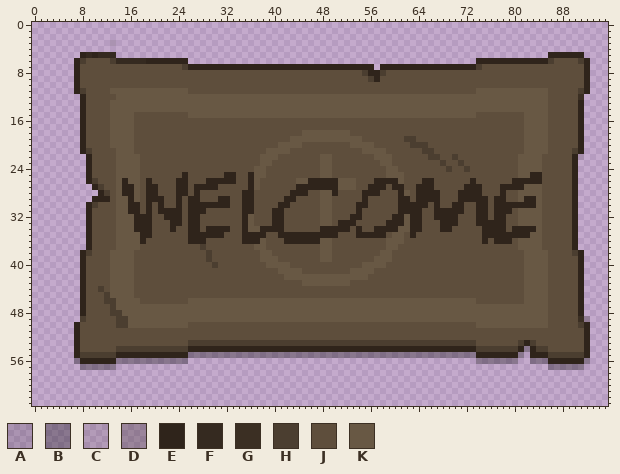
A sprite sheet gets an edit: resources/gfx/effects/mat.png. Above: the version before the commit.
The file is 96x64 pixels. Pixels under 10% opacity are left out. Colours within 5 levels of each other are drawn and written as one.
Palette (. is transparent): A #00000022  B #0000004d  C #2f241b1d  D #2f241b46  E #2f241b  F #352a20  G #3b2f23  H #4b3e30  J #5e4e3c  K #685844
Pixels before (only the part around the change), first column x 7:
15 .EJJJJKKKKJJJJJJJJJKKKKKKKKKKKKKKKKKKKKKKKKKKKKKKKKKKKKKKKKKKKKKKKKJJJJJJJJKKKKJJJ
16 .EJJJJKKKKJJJJJJJJJJJJJJJJJJJJJJJJJJJJJJJJJJJJJJJJJJJJJJJJJJJJJJJJJJJJJJJJJKKKKJJJ
17 .EJJJJKKKKJJJJJJJJJJJJJJJJJJJJJJJJJJJJJJJJJJJJJJJJJJJJJJJJJJJJJJJJJJJJJJJJJKKKKJJJ
18 .EJJJJKKKKJJJJJJJJJJJJJJJJJJJJJJJJJJJJKKKKKKKKJJJJJJJJJJJJJJJJJJJJJJJJJJJJJKKKKJJJ
19 .EJJJJKKKKJJJJJJJJJJJJJJJJJJJJJJJJJJKKKKKKKKKKKKJJJJJJJHHJJJJJJJJJJJJJJJJJJKKKKJJJ
20 .EJJJJKKKKJJJJJJJJJJJJJJJJJJJJJJJJKKKKJJJJJJJJKKKKJJJJJJHHHJJJJJJJJJJJJJJJJKKKKJJJ
21 .EHJJJJKKKJJJJJJJJJJJJJJJJJJJJJJKKKKJJJJJJJJJJJJKKKKJJJJJJHHJJJJJJJJJJJJJJJKKKKJJJ
22 ..EJJJJKKKKJJJJJJJJJJJJJJJJJJJJKKKJJJJJJJKKJJJJJJJKKKJJJJJJHHJJHJJJJJJJJJJKKKKJJJJ
23 ..EJJJJKKKKJJJJJJJJJJJJJJJJJJJJKKJJJJJJJJKKJJJJJJJJKKJJJJJJJJHJJHJJJJJJJJJKKKKJJJJ
24 ..EJJJJKKKKJJJJJJJJJJJJJJJJJJJKKJJJJJJJJJKKJJJJJJJJJKKJJJJJJJJHJJHJJJJJJJJKKKKJJJJ
25 ..EJJJJKKKKJJJJJJJEJJJJJJEEJJEKKJJJJJJJJJKKJJJJJJJJJKKKJJJJJJJJJJJJJJJJJJJKKEEJJJJ
26 ..EHJJJKEKKJEJJJJEEJJJEEEEEJJEKJJJJJJKKEEEEEKKKJJJEEEEKJJJEEJJJJJJEJJJJJJEEEEEJJJJ
27 ...EHJJKEEKJEEJJJEEJEEEEJJJJJEKJJJJJJEEEEEEEKKKJJEEEJEEJJEEEJJJJJEEEJJJEEEEKKKJJJJ
28 ....EHJKEEKJEEJJJEEJEJJJJJJJEEJJJJJJEEEJJKKEJJJJEEEJJJEKJEEEEJJJEEEEJJJEJJKKKKJJJJ
29 ...EEEJKKEKJEEEJJEJEEJJJEEJJEEJJJJJEEJJJJKKJJJJJEJJJJJEEJEEEEJJJEEEEEJEEJJKEEKJJJJ
30 ..EHJJJKKEEJEJEJJEJEEEEEEEJJEEJJJJEEJJJJJKKJJJJEEJJJJJEEEEEJEJJEEJJEEJEEEEEEEKJJJJ
31 ..EJJJJKKEEJEJEEEEJEEEJJJJJJEEJJJEEJJJJJJKKJJJJEJJJJJJEEEEJJEEEEEJJEEJEEEJKKKKJJJJ
32 ..EJJJJKKKEEEJJEEEJEEJJJJJJJEKJJJEEJJJJJJKKJJJEEJJJJJEEKEEJJEEEEJJJEEJEEJJKKKKJJJJ
33 ..EJJJJKKKEEEJJJEEJEEJJJJJJJEKJJJEEJJJJJJKKJEEEJJJJJEEEKEEJJJEEEJJJEEEEEJJKKKKJJJJ
34 ..EJJJJKKKEEEJJJEJJEEJEEEEJJEKKEEEEJJJJJJEEEEEJEJJEEEEKKEEJJJEEJJJJJEEEEJEEEEKJJJJ
35 ..EJJJJKKKKEEJJJJJJEEEEEEJJJEEEEJJEEEEEEEEEEJJJEEEEEJKKJEJJJJJJJJJJJEEEEEEEEKKJJJJ
36 ..EJJJJKKKKEJJJJJJJEEEJJJJJJEEEKJJJEEEEEEKKJJJJJJJJJKKKJJJJJJJJJJJJJEJEEEJKKKKJJJJ
37 ..EJJJJKKKKJJJJJJJJJJHJJJJJJJJKKJJJJJJJJJKKJJJJJJJJJKKJJJJJJJJJJJJJJJJJJJJKKKKJJJJ
38 .EHJJJKKKKJJJJJJJJJJJJHJJJJJJJJKKJJJJJJJJKKJJJJJJJJKKJJJJJJJJJJJJJJJJJJJJJJKKKKJJJ
39 .EJJJJKKKKJJJJJJJJJJJJHJJJJJJJJKKKJJJJJJJKKJJJJJJJKKKJJJJJJJJJJJJJJJJJJJJJJKKKKJJJ
40 .EJJJJKKKKJJJJJJJJJJJJJHJJJJJJJJKKKKJJJJJJJJJJJJKKKKJJJJJJJJJJJJJJJJJJJJJJJKKKKJJJ
41 .EJJJJKKKKJJJJJJJJJJJJJJJJJJJJJJJJKKKKJJJJJJJJKKKKJJJJJJJJJJJJJJJJJJJJJJJJJKKKKJJJ
42 .EJJJJKKKKJJJJJJJJJJJJJJJJJJJJJJJJJKKKKKKKKKKKKKKJJJJJJJJJJJJJJJJJJJJJJJJJJKKKKJJJ
43 .EJJJJKKKKJJJJJJJJJJJJJJJJJJJJJJJJJJJJKKKKKKKKJJJJJJJJJJJJJJJJJJJJJJJJJJJJJKKKKJJJ
44 .EJJHJKKKKJJJJJJJJJJJJJJJJJJJJJJJJJJJJJJJJJJJJJJJJJJJJJJJJJJJJJJJJJJJJJJJJJKKKKJJJ
45 .EJJJHKKKKJJJJJJJJJJJJJJJJJJJJJJJJJJJJJJJJJJJJJJJJJJJJJJJJJJJJJJJJJJJJJJJJJKKKKJJJ
46 .EJJJHHKKKKJJJJJJJJKKKKKKKKKKKKKKKKKKKKKKKKKKKKKKKKKKKKKKKKKKKKKKKKJJJJJJJJKKKKJJJ
47 .EJJJJHKKKKKKKKKKKKKKKKKKKKKKKKKKKKKKKKKKKKKKKKKKKKKKKKKKKKKKKKKKKKKKKKKKKKKKKKJJJ
48 .EJJJJHHKKKKKKKKKKKKKKKKKKKKKKKKKKKKKKKKKKKKKKKKKKKKKKKKKKKKKKKKKKKKKKKKKKKKKKKJJJ
49 .HJJJJJHHKKKKKKKKKKKKKKKKKKKKKKKKKKKKKKKKKKKKKKKKKKKKKKKKKKKKKKKKKKKKKKKKKKKKKKJJJ
50 EJJJJJJHHKKKKKKKKKKJJJJJJJJJJJJJJJJJJJJJJJJJJJJJJJJJJJJJJJJJJJJJJJJKKKKKKKKKKKKJJJ
51 EJJJJJJJJJJJJJJJJJJJJJJJJJJJJJJJJJJJJJJJJJJJJJJJJJJJJJJJJJJJJJJJJJJJJJJJJJJJJJJJJJ
52 EJJJJJJJJJJJJJJJJJJJJJJJJJJJJJJJJJJJJJJJJJJJJJJJJJJJJJJJJJJJJJJJJJJJJJJJJJJJJJJJJJ
53 EJJJJJJJJJJJJJJJJJJHHHHHHHHHHHHHHHHHHHHHHHHHHHHHHHHHHHHHHHHHHHHHHHHJJJJJJJHEHJJJJJ
54 EJJJJJJHHHHHHHHHHHHEEEEEEEEEEEEEEEEEEEEEEEEEEEEEEEEEEEEEEEEEEEEEEEEHHHHHHHEBEHHJJJ
55 EHHHHHHEEEEEEEEEEEEBBBBBBBBBBBBBBBBBBBBBBBBBBBBBBBBBBBBBBBBBBBBBBBBEEEEEEEB.EEEHHH
56 BEEEEEEBBBBBBBBBBBB................................................BBBBBBB..BBBEEE
57 .BBBBBB........................................................................BBB
Now the later version:
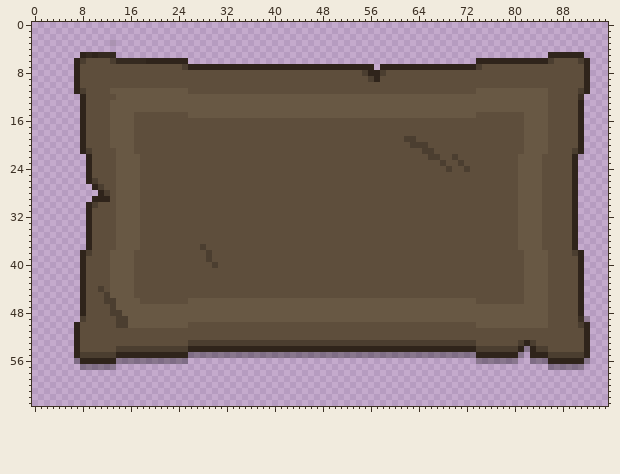
Change:
y 18: x 45..52 KKKKKKKK -> JJJJJJJJ
y 19: x 43..54 KKKKKKKKKKKK -> JJJJJJJJJJJJ
y 20: x 41..44 KKKK -> JJJJ; x 53..56 KKKK -> JJJJ
y 21: x 39..42 KKKK -> JJJJ; x 55..58 KKKK -> JJJJ
y 22: x 38..40 KKK -> JJJ; x 48..49 KK -> JJ; x 57..59 KKK -> JJJ
y 23: x 38..39 KK -> JJ; x 48..49 KK -> JJ; x 58..59 KK -> JJ
y 24: x 37..38 KK -> JJ; x 48..49 KK -> JJ; x 59..60 KK -> JJ
y 25: x 25 E -> J; x 32..33 EE -> JJ; x 36..38 EKK -> JJJ; x 48..49 KK -> JJ; x 59..61 KKK -> JJJ; x 83..84 EE -> KK
y 26: x 15 E -> K; x 19 E -> J; x 24..25 EE -> JJ; x 29..33 EEEEE -> JJJJJ; x 36..37 EK -> JJ; x 44..53 KKEEEEEKKK -> JJJJJJJJJJ; x 57..61 EEEEK -> JJJJJ; x 65..66 EE -> JJ; x 73 E -> J; x 80..84 EEEEE -> JKKKK
y 27: x 15..16 EE -> KK; x 19..20 EE -> JJ; x 24..25 EE -> JJ; x 27..30 EEEE -> JJJJ; x 36..37 EK -> JJ; x 44..53 EEEEEEEKKK -> JJJJJJJJJJ; x 56..58 EEE -> JJJ; x 60..61 EE -> JJ; x 64..66 EEE -> JJJ; x 72..74 EEE -> JJJ; x 78..81 EEEE -> JJJK
y 28: x 15..16 EE -> KK; x 19..20 EE -> JJ; x 24..25 EE -> JJ; x 27 E -> J; x 35..36 EE -> JJ; x 43..45 EEE -> JJJ; x 48..50 KKE -> JJJ; x 55..57 EEE -> JJJ; x 61..62 EK -> JJ; x 64..67 EEEE -> JJJJ; x 71..74 EEEE -> JJJJ; x 78 E -> J
y 29: x 16 E -> K; x 19..21 EEE -> JJJ; x 24 E -> J; x 26..27 EE -> JJ; x 31..32 EE -> JJ; x 35..36 EE -> JJ; x 42..43 EE -> JJ; x 48..49 KK -> JJ; x 55 E -> J; x 61..62 EE -> JJ; x 64..67 EEEE -> JJJJ; x 71..75 EEEEE -> JJJJJ; x 77..78 EE -> JJ; x 82..83 EE -> KK
y 30: x 16..17 EE -> KK; x 19 E -> J; x 21 E -> J; x 24 E -> J; x 26..32 EEEEEEE -> JJJJJJJ; x 35..36 EE -> JJ; x 41..42 EE -> JJ; x 48..49 KK -> JJ; x 54..55 EE -> JJ; x 61..65 EEEEE -> JJJJJ; x 67 E -> J; x 70..71 EE -> JJ; x 74..75 EE -> JJ; x 77..83 EEEEEEE -> JJJJKKK
y 31: x 16..17 EE -> KK; x 19 E -> J; x 21..24 EEEE -> JJJJ; x 26..28 EEE -> JJJ; x 35..36 EE -> JJ; x 40..41 EE -> JJ; x 48..49 KK -> JJ; x 54 E -> J; x 61..64 EEEE -> JJJJ; x 67..71 EEEEE -> JJJJJ; x 74..75 EE -> JJ; x 77..79 EEE -> JJJ
y 32: x 17..19 EEE -> KJJ; x 22..24 EEE -> JJJ; x 26..27 EE -> JJ; x 35..36 EK -> JJ; x 40..41 EE -> JJ; x 48..49 KK -> JJ; x 53..54 EE -> JJ; x 60..64 EEKEE -> JJJJJ; x 67..70 EEEE -> JJJJ; x 74..75 EE -> JJ; x 77..78 EE -> JJ
y 33: x 17..19 EEE -> KJJ; x 23..24 EE -> JJ; x 26..27 EE -> JJ; x 35..36 EK -> JJ; x 40..41 EE -> JJ; x 48..49 KK -> JJ; x 51..53 EEE -> JJJ; x 59..64 EEEKEE -> JJJJJJ; x 68..70 EEE -> JJJ; x 74..78 EEEEE -> JJJJJ
y 34: x 17..19 EEE -> KJJ; x 23 E -> J; x 26..27 EE -> JJ; x 29..32 EEEE -> JJJJ; x 35..41 EKKEEEE -> JJJJJJJ; x 48..52 EEEEE -> JJJJJ; x 54 E -> J; x 57..64 EEEEKKEE -> JJJJJJJJ; x 68..69 EE -> JJ; x 75..78 EEEE -> JJJJ; x 80..83 EEEE -> JKKK
y 35: x 18..19 EE -> JJ; x 26..31 EEEEEE -> JJJJJJ; x 35..38 EEEE -> JJJJ; x 41..50 EEEEEEEEEE -> JJJJJJJJJJ; x 54..58 EEEEE -> JJJJJ; x 60..61 KK -> JJ; x 63 E -> J; x 75..82 EEEEEEEE -> JJJJJJKK
y 36: x 18 E -> J; x 26..28 EEE -> JJJ; x 35..38 EEEK -> JJJJ; x 42..49 EEEEEEKK -> JJJJJJJJ; x 59..61 KKK -> JJJ; x 75 E -> J; x 77..79 EEE -> JJJ
y 37: x 37..38 KK -> JJ; x 48..49 KK -> JJ; x 59..60 KK -> JJ
y 38: x 38..39 KK -> JJ; x 48..49 KK -> JJ; x 58..59 KK -> JJ
y 39: x 38..40 KKK -> JJJ; x 48..49 KK -> JJ; x 57..59 KKK -> JJJ
y 40: x 39..42 KKKK -> JJJJ; x 55..58 KKKK -> JJJJ
y 41: x 41..44 KKKK -> JJJJ; x 53..56 KKKK -> JJJJ
y 42: x 42..55 KKKKKKKKKKKKKK -> JJJJJJJJJJJJJJ
y 43: x 45..52 KKKKKKKK -> JJJJJJJJ
